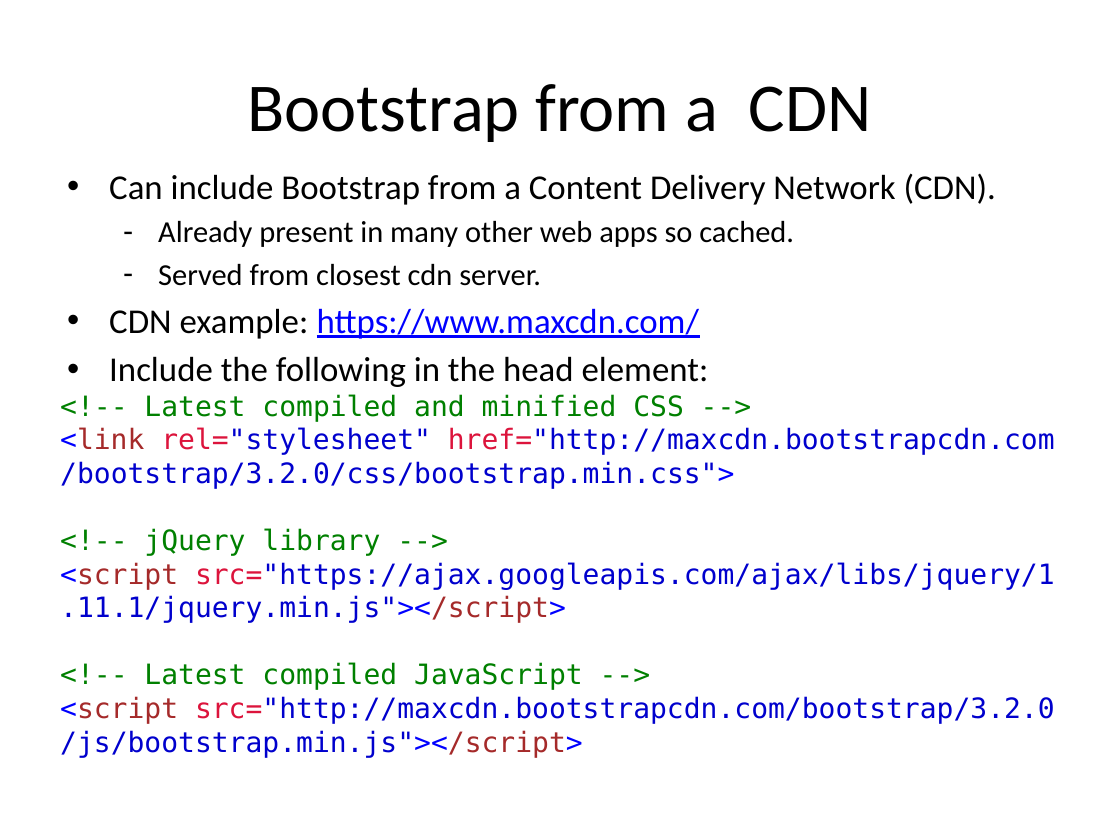
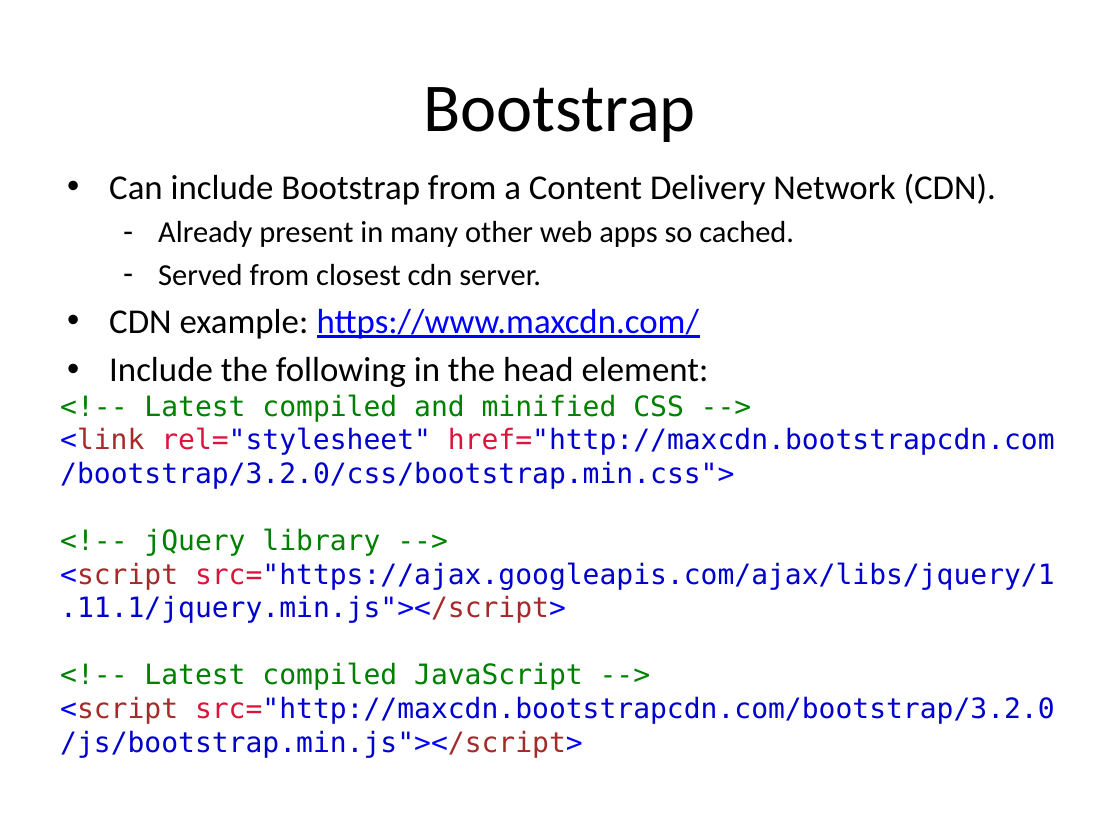
Before and after one commit to diarmuidoconnor/ict-2021, a slide deck: slide 55 of topic02/talk-1/html5.pptx (slide 57 before the commit). Drawn at 1120x840 pixels with LibreOffice and Linux fonts; fonts in the diff are those of the drawing. Boxes give left, top, right and bottom in pixels: in the first picture for what was removed or moved away, otherwise in the second. Text is boxed around its words. In the diff, an @@ line names an element or a change of style, - is before the commit and + after.

```diff
--- a/topic02/talk-1/html5.pptx
+++ b/topic02/talk-1/html5.pptx
@@ title at box(424, 87, 696, 142): text changed @@
-Bootstrap from a CDN
+Bootstrap
```
Also in this commit, not shown: 4 other slides changed, 1 slide added, 3 slides removed, 2 other files.
